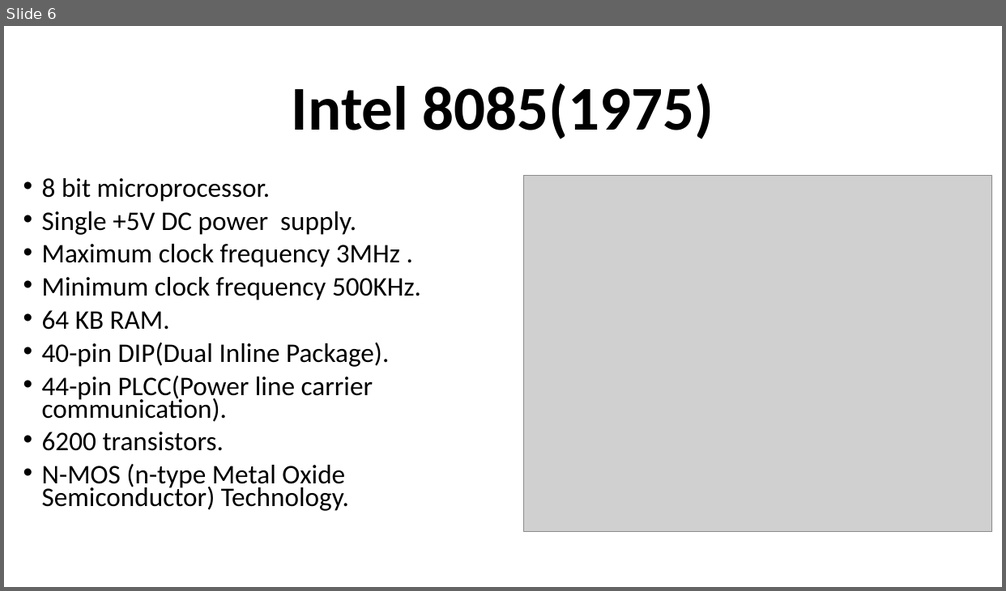
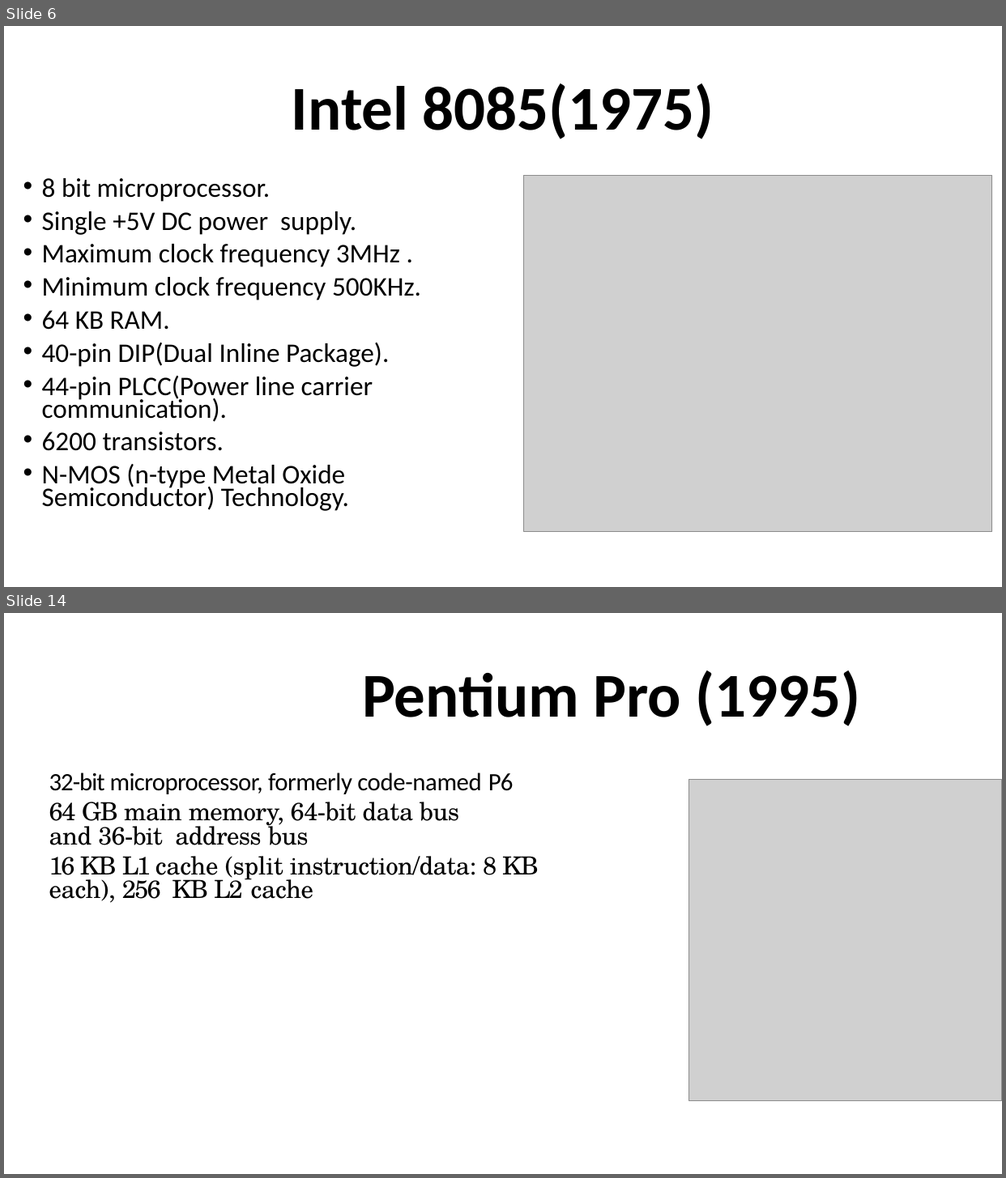
Before and after one commit to MENAGAMM/-JAVA-CODING, a slide deck: Microprocessor.pptx. Shown one above the other, each under a label of ours: slide 6 before the commit, slides 6 and 14 after it; the slides between them are not shown. The pictures are 1006x591 and 1006x1178 pixels, drawn with LibreOffice and Linux fonts; fonts in the diff are those of the drawing; grey boxes stand for pictures. Boxes give left, top, right and bottom in pixels: in the first picture for what was removed or moved away, otherwise in the second. Text is boxed around its words. In the diff, an @@ line names an element or a change of style, - is before the commit and + after.

```diff
--- a/Microprocessor.pptx
+++ b/Microprocessor.pptx
@@ slide 14 added at (4, 613, 1002, 1174), background #FFFFFF @@
@@ title added at (362, 671, 861, 726), 60 pt, text #000000, bold @@
+Pentium Pro (1995)
@@ text added at (49, 773, 539, 903), 24 pt, text #000000 @@
+  32-bit microprocessor, formerly code-named P6
+  64 GB main memory, 64-bit data bus and 36-bit address bus
+  16 KB L1 cache (split instruction/data: 8 KB each), 256 KB L2 cache
@@ picture added at (689, 780, 1002, 1102) @@
```
Also in this commit, not shown: 7 slides changed, 4 other slides added.
